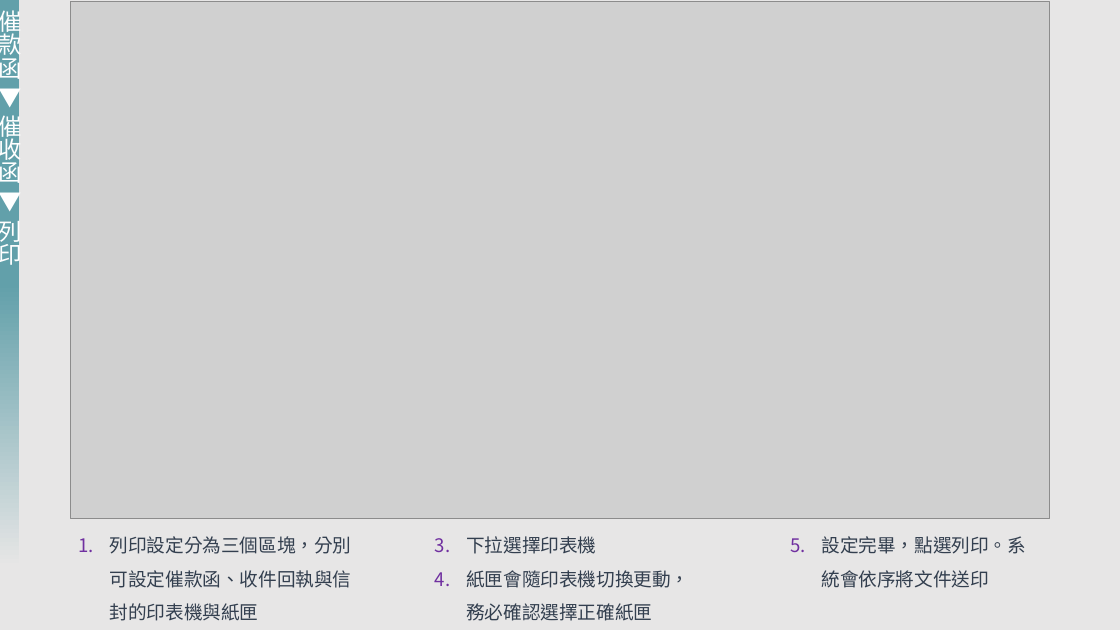
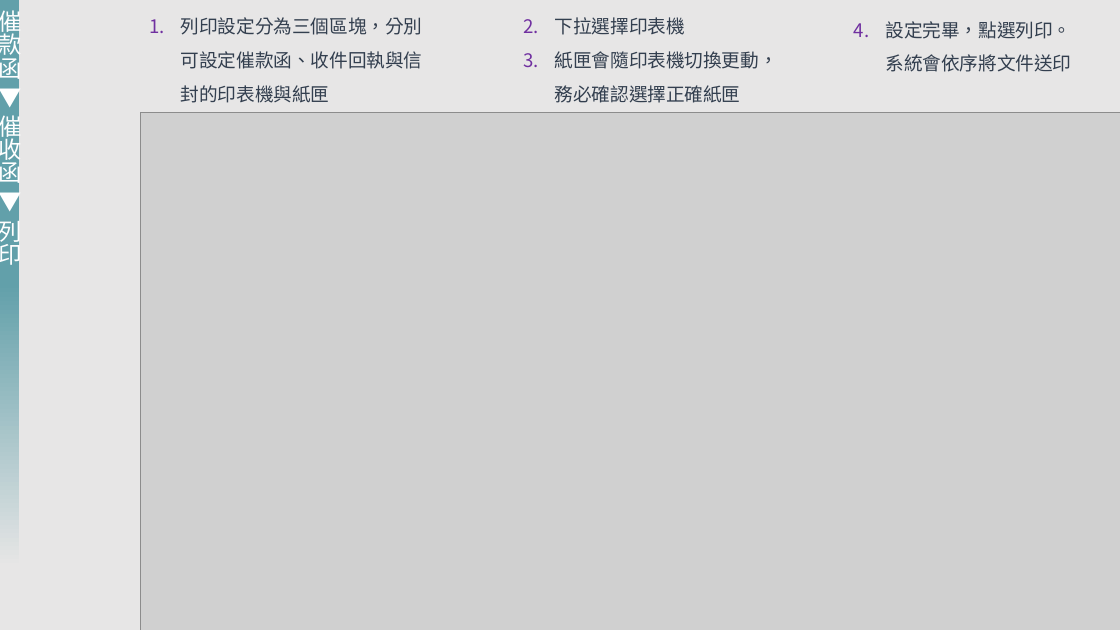
Before and after one commit to dpi627/SGS.LEGAL.DLS, a slide deck: slide 22 of Doc/系統文件/SD/UserManual/UserManual.pptx. Drawn at 1120x630 pixels with LibreOffice and Linux fonts; fonts in the diff are those of the drawing; grey boxes stand for pictures. Boxes give left, top, right and bottom in pixels: in the first picture for what was removed or moved away, otherwise in the second. Text is boxed around its words. In the diff, an @@ line names an element or a change of style, - is before the commit and + after.

```diff
--- a/Doc/系統文件/SD/UserManual/UserManual.pptx
+++ b/Doc/系統文件/SD/UserManual/UserManual.pptx
@@ text "列印設定分為三個區塊，分別可設定催款函、收件回執與信封的印表機與紙匣": place and size @@
-text "列印設定分為三個區塊，分別可設定催款函、收件回執與信封的印表機與紙匣" at [110,536,352,621]
+text "列印設定分為三個區塊，分別可設定催款函、收件回執與信封的印表機與紙匣" at [181,17,423,103]
@@ text "下拉選擇印表機": place and size @@
-text "下拉選擇印表機" at [466,536,689,621]
+text "下拉選擇印表機" at [555,17,778,103]
@@ text "設定完畢，點選列印。系統會依序將文件送印" rewrapped from [822,536,1027,588] to [885,21,1071,72] @@
@@ picture: place and size @@
-picture at [71,2,1050,519]
+picture at [141,113,1120,630]
```
Also in this commit, not shown: 15 other slides changed, 1 other file.
